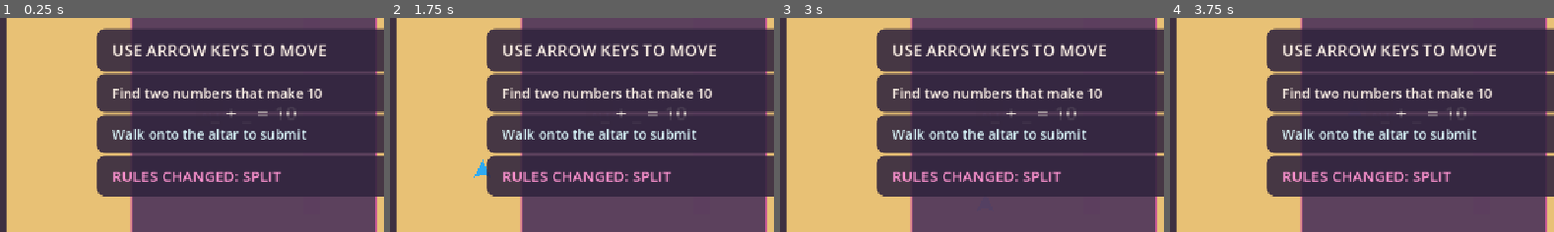
Above: before the commit, frames 1-4 (left to right).
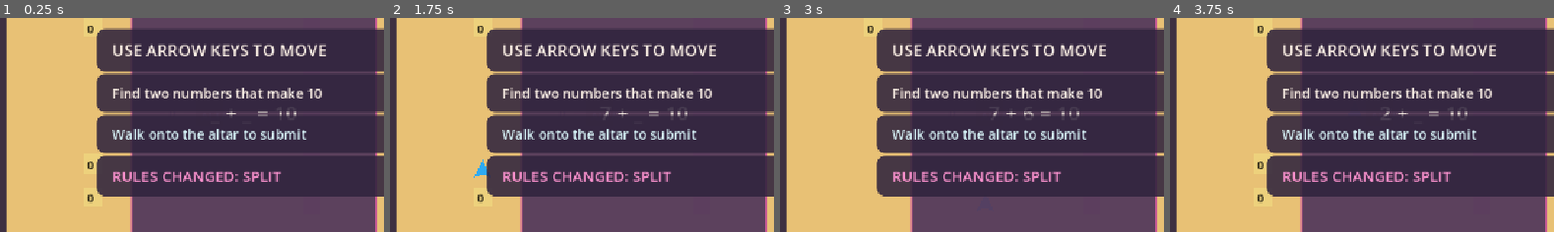
Above: after the commit, the same moments.

Repository: rinata-abdurakhimova/game-divers-slayy
Game: Godot game, scene res://scenes/main/Main.tscn
The game is run twice, just before and just after one commit, with the same random seed, the same clock (stepped at 60 frames per second) and the same inputs.
Inputs:
- Up to frame 1 (0.25 s): no input
- Up to frame 2 (1.75 s): tap Enter at 0.5 s; hold Right (move_right) 0.53-1.28 s; hold Down (move_down) from 1.28 s (still down)
- Up to frame 3 (3 s): release Down (move_down) at 2.03 s; hold Right (move_right) 2.03-2.78 s; tap R (restart) at 2.75 s; hold Up (move_up) from 2.78 s (still down)
- Up to frame 4 (3.75 s): tap R (restart) at 3.5 s; release Up (move_up) at 3.53 s; hold Left (move_left) from 3.53 s (still down)
The pictures show only the part of the screen within x 15-65%, y 28-78%; the shares and areas given below are measured in that part.

The runs differ from the first frame. In frame 1, 0.2% of the frame differs, in the area x 22-25%, y 3-87%; in frame 2, 0.2%; in frame 3, 0.2%; in frame 4, 0.3%, in the area x 22-78%, y 3-87%.
Error in both runs: Trying to assign value of type 'PanelContainer' to a variable of type 'Label'. (res://scripts/ui/TutorialOverlay.gd:3)

Commit message:
fix: correct relative NodePaths in Level_01.tscn for LevelController

Diff:
--- a/scenes/world/Level_01.tscn
+++ b/scenes/world/Level_01.tscn
@@ -122,13 +122,13 @@
 [node name="LevelController" type="Node" parent="."]
 script = ExtResource("1")
 operand_scene = ExtResource("4")
-player_path = NodePath("Actors/Player")
-land_operand_spawns_path = NodePath("Navigation/LandOperandSpawns")
-water_operand_spawns_path = NodePath("Navigation/WaterOperandSpawns")
-active_operands_path = NodePath("Actors/ActiveOperands")
-land_altar_path = NodePath("Interactions/LandAltar")
-water_altar_path = NodePath("Interactions/WaterAltar")
-coral_gate_path = NodePath("Interactions/CoralGate")
-guardian_path = NodePath("Actors/Guardian10")
-sand_visual_path = NodePath("Background/SandVisual")
-water_visual_path = NodePath("Background/WaterVisual")
+player_path = NodePath("../Actors/Player")
+land_operand_spawns_path = NodePath("../Navigation/LandOperandSpawns")
+water_operand_spawns_path = NodePath("../Navigation/WaterOperandSpawns")
+active_operands_path = NodePath("../Actors/ActiveOperands")
+land_altar_path = NodePath("../Interactions/LandAltar")
+water_altar_path = NodePath("../Interactions/WaterAltar")
+coral_gate_path = NodePath("../Interactions/CoralGate")
+guardian_path = NodePath("../Actors/Guardian10")
+sand_visual_path = NodePath("../Background/SandVisual")
+water_visual_path = NodePath("../Background/WaterVisual")
Not shown, added: scripts/actors/enemies/Guardian10.gd.uid
Not shown, added: scripts/actors/numbers/Operand.gd.uid
Not shown, added: scripts/ui/RuleChangeOverlay.gd.uid
Not shown, added: scripts/ui/TutorialOverlay.gd.uid
Not shown, added: scripts/world/Level01Controller.gd.uid
Not shown, added: scripts/world/interactions/CoralGate.gd.uid
Not shown, added: scripts/world/interactions/EquationAltar.gd.uid
Not shown, added: scripts/world/interactions/ResetShell.gd.uid
